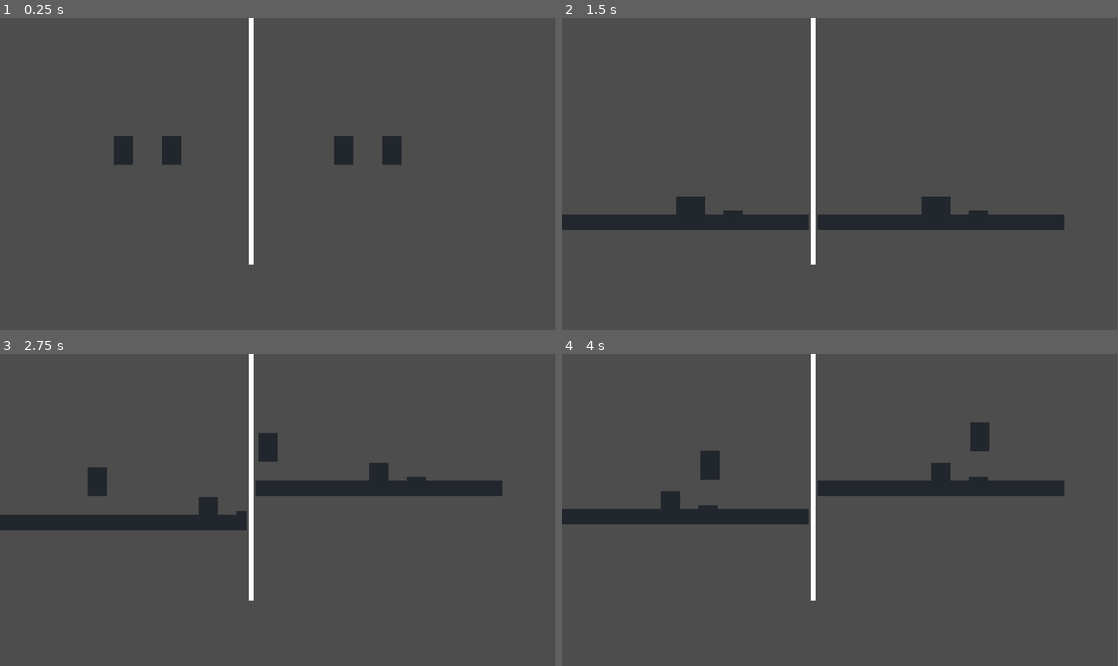
Above: before the commit, frames 1-4 (two rows, left to right).
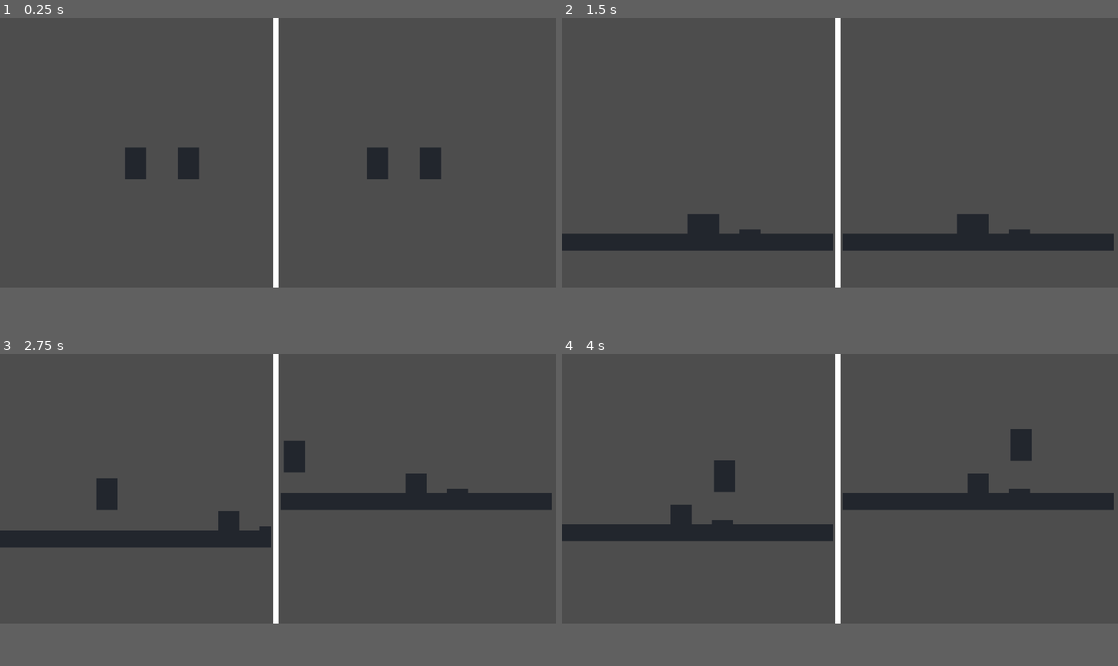
Above: after the commit, the same moments.

Repository: lindenzheng/orthogonal
Game: Godot game, scene res://scenes/game.tscn
Same seed, same stepped clock (60 frames per second), same inputs: the game is played once before the commit and once after it.
Inputs:
- Up to frame 1 (0.25 s): no input
- Up to frame 2 (1.5 s): hold D (p1_move_right) from 0.53 s (still down); tap W (p1_interact) at 0.6, 1.35 s
- Up to frame 3 (2.75 s): release D (p1_move_right) at 2.03 s; hold A (p1_move_left) from 2.03 s (still down); tap W (p1_interact) at 2.1 s
- Up to frame 4 (4 s): release A (p1_move_left) at 2.78 s; hold D (p1_move_right) from 2.78 s (still down); tap W (p1_interact) at 2.85, 3.6 s
In our replay, the window is 799x449 before the commit and 800x388 after it. These sizes can differ from the game's own. Grey fills any space a smaller window leaves; there, only what the larger window draws over its background counts as a difference.

The runs differ from the first frame. In frame 1, 4.0% of the frame differs, in the area x 20-80%, y 0-87%; in frame 2, 12%; in frame 3, 12%; in frame 4, 12%, in the area x 0-100%, y 0-87%.

Commit message:
Add thumbnail, change viewport dimensions

Diff:
--- a/assets/sprites/icon.svg
+++ /dev/null
@@ -1 +0,0 @@
-<svg xmlns="http://www.w3.org/2000/svg" width="128" height="128"><rect width="124" height="124" x="2" y="2" fill="#363d52" stroke="#212532" stroke-width="4" rx="14"/><g fill="#fff" transform="translate(12.322 12.322)scale(.101)"><path d="M105 673v33q407 354 814 0v-33z"/><path fill="#478cbf" d="m105 673 152 14q12 1 15 14l4 67 132 10 8-61q2-11 15-15h162q13 4 15 15l8 61 132-10 4-67q3-13 15-14l152-14V427q30-39 56-81-35-59-83-108-43 20-82 47-40-37-88-64 7-51 8-102-59-28-123-42-26 43-46 89-49-7-98 0-20-46-46-89-64 14-123 42 1 51 8 102-48 27-88 64-39-27-82-47-48 49-83 108 26 42 56 81zm0 33v39c0 276 813 276 814 0v-39l-134 12-5 69q-2 10-14 13l-162 11q-12 0-16-11l-10-65H446l-10 65q-4 11-16 11l-162-11q-12-3-14-13l-5-69z"/><path d="M483 600c0 34 58 34 58 0v-86c0-34-58-34-58 0z"/><circle cx="725" cy="526" r="90"/><circle cx="299" cy="526" r="90"/></g><g fill="#414042" transform="translate(12.322 12.322)scale(.101)"><circle cx="307" cy="532" r="60"/><circle cx="717" cy="532" r="60"/></g></svg>
--- /dev/null
+++ b/assets/thumbnail/icon.svg
@@ -0,0 +1 @@
+<svg xmlns="http://www.w3.org/2000/svg" width="16" height="16"><path fill="#e0e0e0" d="m3.309 1.291-2 2a1 1 0 0 0 1.414 1.414l.293-.293v8.586h8.586l-.293.293a1 1 0 0 0 1.414 1.414l2-2a1 1 0 0 0 0-1.414l-2-2a1 1 0 0 0-1.414 1.414l.293.293H6.43l5.586-5.586v.416a1 1 0 0 0 2 0v-2.83a1 1 0 0 0-1-1h-2.83a1 1 0 0 0 0 2h.416L5.016 9.584V4.412l.293.293a1 1 0 0 0 1.414-1.414l-2-2a1 1 0 0 0-1.414 0z"/></svg>
--- a/project.godot
+++ b/project.godot
@@ -13,7 +13,14 @@
 config/name="Orthogonal"
 run/main_scene="uid://bmsqgo3mehqdn"
 config/features=PackedStringArray("4.5", "GL Compatibility")
-config/icon="res://assets/sprites/icon.svg"
+config/icon="uid://dm3sr6wh07816"
+
+[display]
+
+window/size/viewport_width=1050
+window/size/viewport_height=510
+window/stretch/mode="viewport"
+window/stretch/aspect="expand"
 
 [input]
 
--- a/scenes/game.tscn
+++ b/scenes/game.tscn
@@ -17,6 +17,8 @@
 
 [node name="LeftViewportContainer" type="SubViewportContainer" parent="HBoxContainer"]
 layout_mode = 2
+size_flags_horizontal = 3
+stretch = true
 
 [node name="LeftSubViewport" type="SubViewport" parent="HBoxContainer/LeftViewportContainer"]
 unique_name_in_owner = true
@@ -36,6 +38,8 @@
 
 [node name="RightViewportContainer" type="SubViewportContainer" parent="HBoxContainer"]
 layout_mode = 2
+size_flags_horizontal = 3
+stretch = true
 
 [node name="RightSubViewport" type="SubViewport" parent="HBoxContainer/RightViewportContainer"]
 unique_name_in_owner = true
Not shown, changed: assets/thumbnail/icon.svg.import
